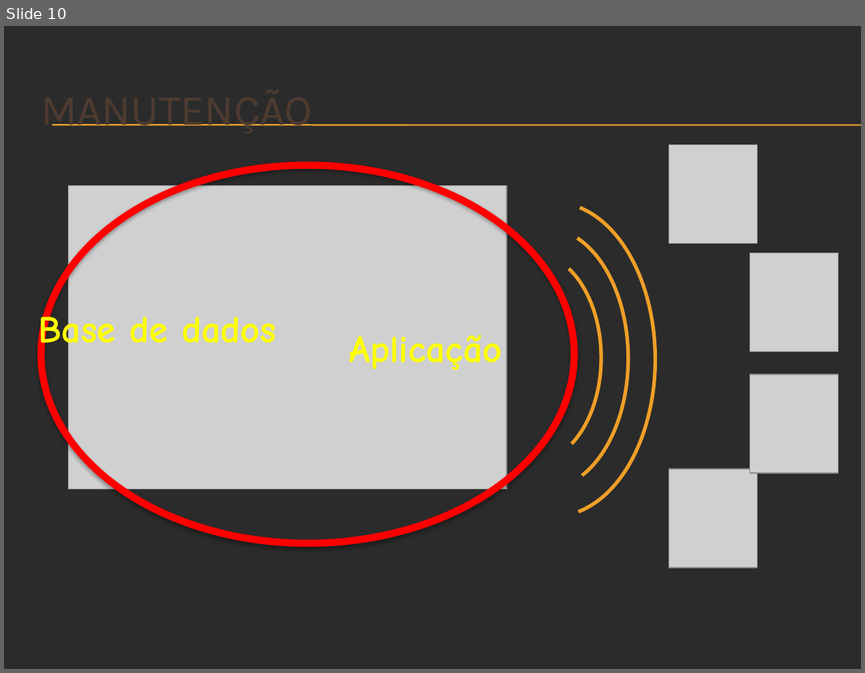
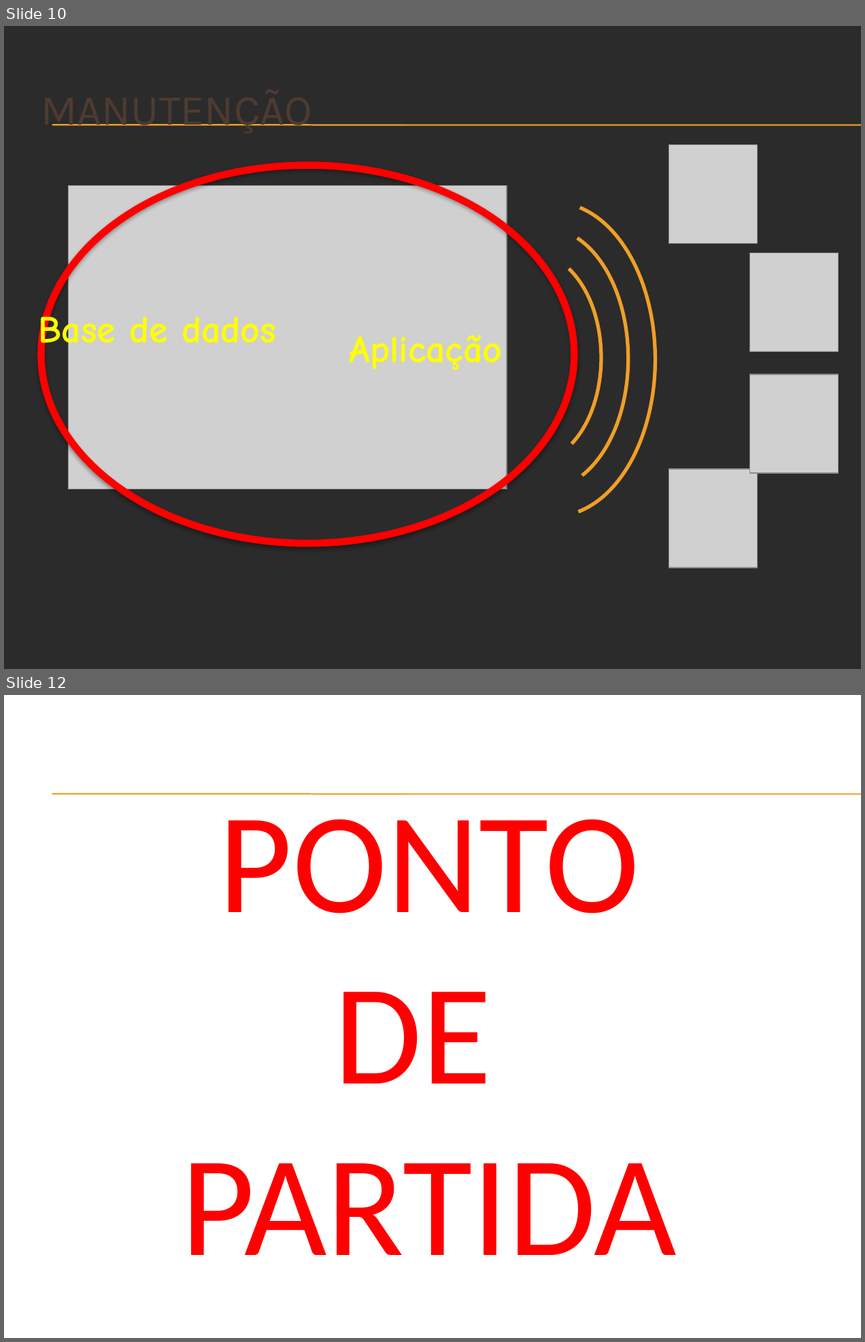
Before and after one commit to Neimarmg/Open_source, a slide deck: SAS/Planejamento/Docs/#3 - Apresentação do projeto.pptx. Shown one above the other, each under a label of ours: slide 10 before the commit, slides 10 and 12 after it; the slides between them are not shown. The pictures are 865x673 and 865x1342 pixels, drawn with LibreOffice and Linux fonts; fonts in the diff are those of the drawing; grey boxes stand for pictures; background and template pictures are left out; a plain dark background stands for a picture behind light text. Boxes give left, top, right and bottom in pixels: in the first picture for what was removed or moved away, otherwise in the second. Text is boxed around its words. In the diff, an @@ line names an element or a change of style, - is before the commit and + after.

```diff
--- a/SAS/Planejamento/Docs/#3 - Apresentação do projeto.pptx
+++ b/SAS/Planejamento/Docs/#3 - Apresentação do projeto.pptx
@@ slide 12 added at <box>4,695,861,1338</box>, background picture (left out); not listed: 2 template elements that a slide beside it also shows @@
@@ text added at <box>181,793,677,1255</box>, 120 pt, text #FF0000 @@
+PONTO
+DE
+PARTIDA
```
Also in this commit, not shown: 2 slides changed, 2 other slides added, 1 slide removed.
